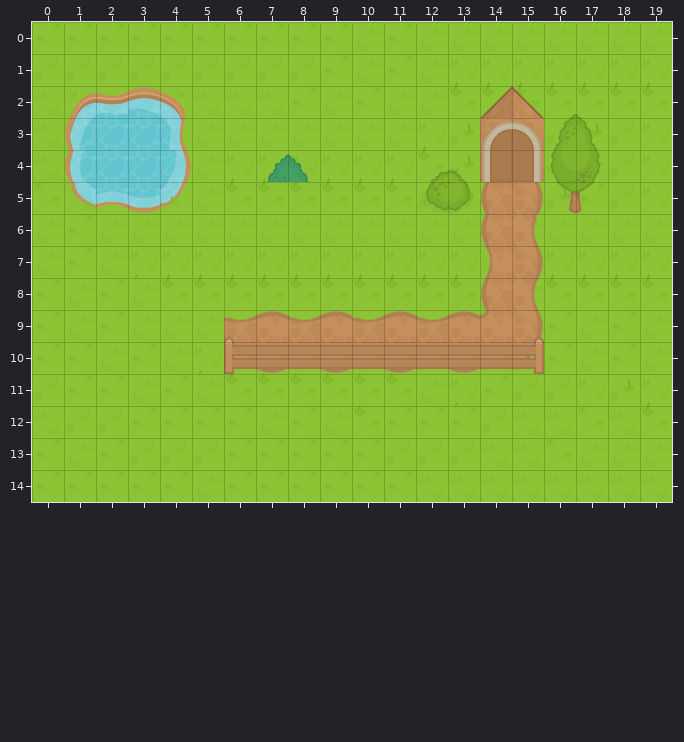
An edit to a level. Tiled map, SFMLGame2/data/levels/level2.tmx. This is how it looked before the edit.
Cells are 32x32 px. Shown: x 0..19, y 0..14.
After the commit:
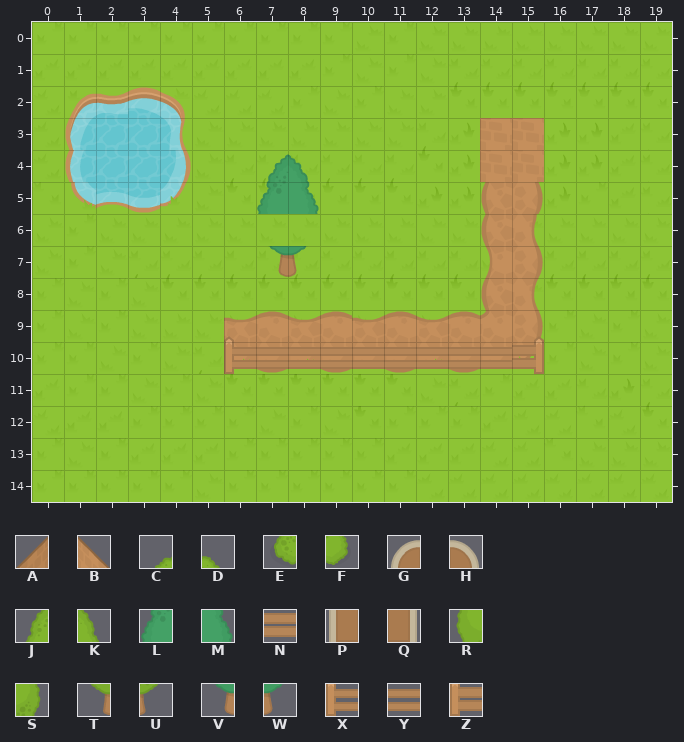
Key: from "Main": A 485, B 486, C 720, D 721, E 760, F 761, G 828, H 829, J 842, K 843, L 848, M 849, N 854, P 868, Q 869, R 882, S 883, T 922, U 923, V 928, W 929, X 932, Y 933, Z 934.
_ is an empty cell.
Edits made:
{"where": "layer \"Foreground\""}
{"y":2,"x":14,"old":"AB","new":"__"}
{"y":3,"x":14,"old":"GHJK","new":"____"}
{"y":4,"x":12,"old":"CDPQRS","new":"______"}
{"y":5,"x":7,"old":"__","new":"LM"}
{"y":5,"x":12,"old":"EF","new":"__"}
{"y":5,"x":16,"old":"TU","new":"__"}
{"y":7,"x":7,"old":"__","new":"VW"}
{"y":10,"x":6,"old":"ZNNNNNNNN","new":"XYYYYYYYY"}
